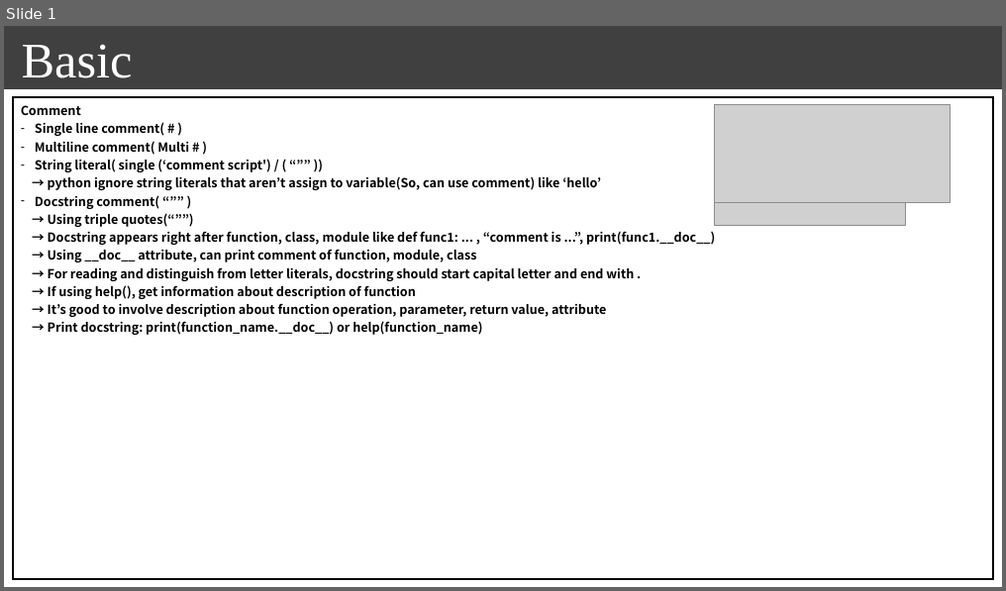
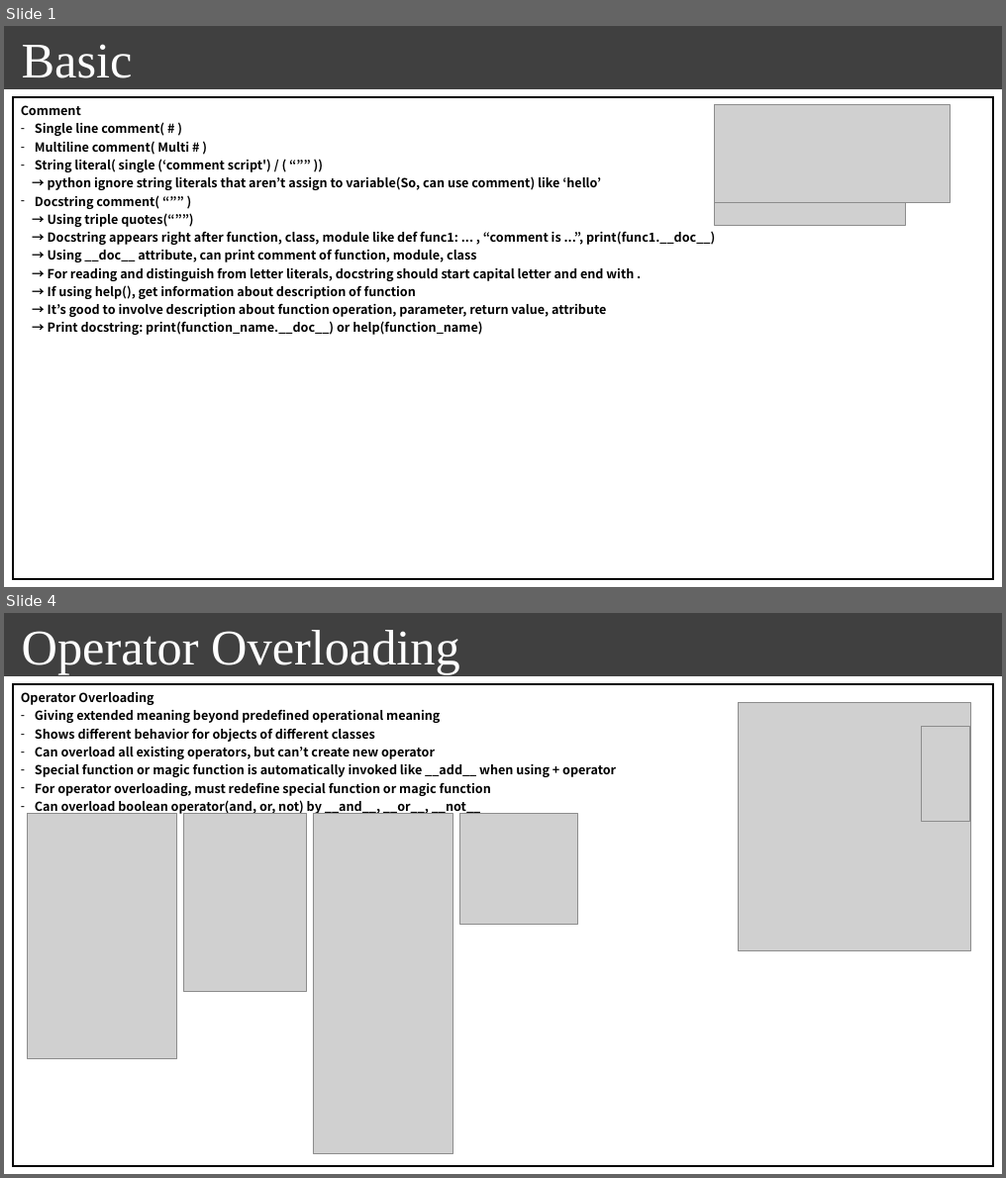
Before and after one commit to seonghokim/Study, a slide deck: Study Material/[ENG] everything in python.pptx. Shown one above the other, each under a label of ours: slide 1 before the commit, slides 1 and 4 after it; the slides between them are not shown. The pictures are 1006x591 and 1006x1178 pixels, drawn with LibreOffice and Linux fonts; fonts in the diff are those of the drawing; grey boxes stand for pictures; background and template pictures are left out. Boxes give left, top, right and bottom in pixels: in the first picture for what was removed or moved away, otherwise in the second. Text is boxed around its words. In the diff, an @@ line names an element or a change of style, - is before the commit and + after.

```diff
--- a/Study Material/[ENG] everything in python.pptx
+++ b/Study Material/[ENG] everything in python.pptx
@@ slide 4 added at [4, 613, 1002, 1174], background #FFFFFF; not listed: 1 template element that a slide beside it also shows @@
@@ text added at [22, 630, 460, 674], 48 pt, text #FFFFFF @@
+Operator Overloading
@@ table added at [13, 685, 994, 1166], 1 rows, 1 columns @@
+Operator Overloading / Giving extended meaning beyond predefined operational meaning / Shows different behavior for objects of different classes / Can overload all existing operators, but can’t create new operator / Special function or magic function is automatically invoked like __add__ when using + operator / For operator overloading, must redefine special function or magic function / Can overload boolean operator(and, or, not) by __and__, __or__, __not__
@@ picture added at [739, 702, 970, 951] @@
@@ picture added at [921, 727, 970, 822] @@
@@ picture added at [27, 814, 176, 1059] @@
@@ picture added at [183, 814, 307, 992] @@
@@ picture added at [313, 814, 453, 1155] @@
@@ picture added at [460, 814, 578, 925] @@
```
Also in this commit, not shown: 1 slide changed, 4 other slides added, 1 other file.
